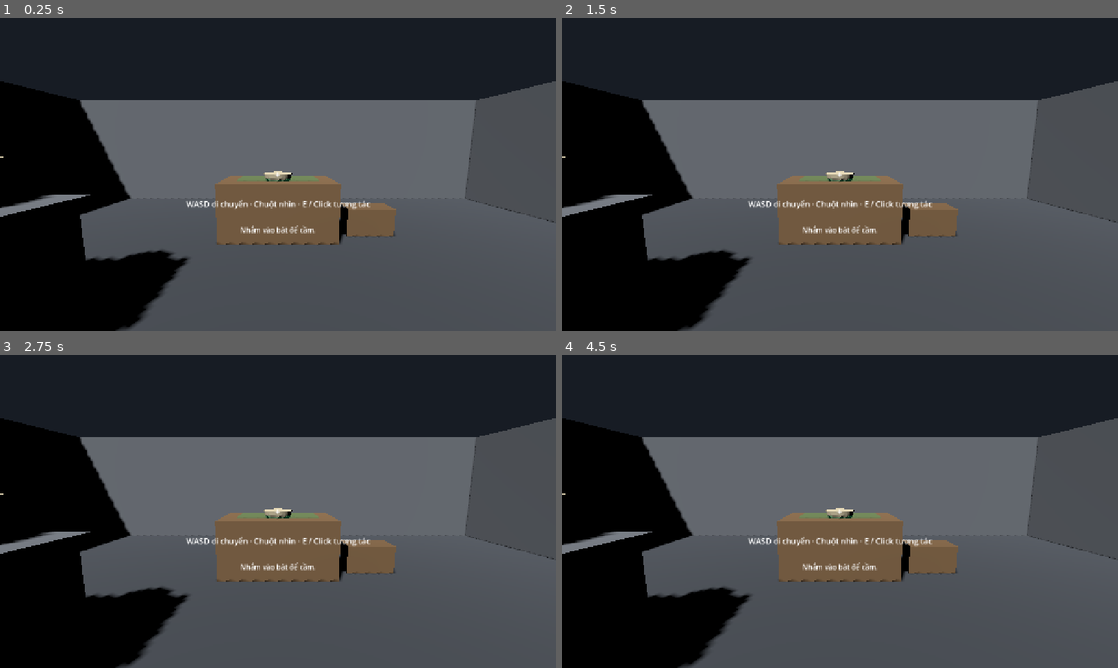
Above: before the commit, frames 1-4 (two rows, left to right).
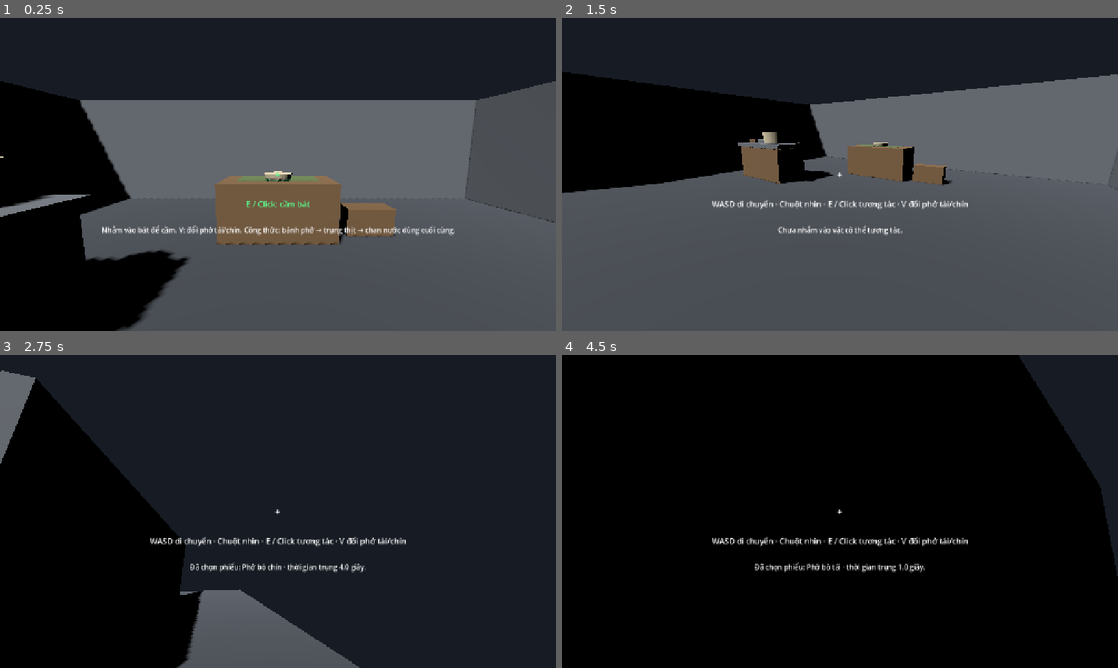
Above: after the commit, the same moments.

Repository: 24021368-DucAnh/Pho_Dau_Ngo
Game: Godot game, scene res://scenes/main.tscn
The game is run twice, just before and just after one commit, with the same random seed, the same clock (stepped at 60 frames per second) and the same inputs.
Inputs (mouse positions are in pixels of both pictures, inside the frame that each line leads up to):
- Up to frame 1 (0.25 s): no input
- Up to frame 2 (1.5 s): tap T at 0.5, 1.25 s; move the mouse to (962, 158) at 0.52 s; hold D (move_right) 0.53-1.28 s; hold E (interact) 0.53-1.28 s; click (962, 158) at 0.67 s; move the mouse to (728, 190) at 1.27 s; hold S (move_back) from 1.28 s (still down); click (728, 190) at 1.35 s
- Up to frame 3 (2.75 s): tap T at 2 s; move the mouse to (333, 442) at 2.02 s; release S (move_back) at 2.03 s; hold D (move_right) from 2.03 s (still down); tap V at 2.1 s
- Up to frame 4 (4.5 s): tap T at 2.75, 3.5, 4.25 s; move the mouse to (812, 574) at 2.77 s; release D (move_right) at 2.78 s; hold W (move_forward) 2.78-3.53 s; tap E (interact) at 2.85 s; click (812, 574) at 2.92 s; move the mouse to (1006, 558) at 3.52 s; press the mouse at (1006, 558) at 3.53 s; hold A (move_left) from 3.53 s (still down); move the mouse to (673, 464) at 4.27 s; release the mouse at (673, 464) at 4.28 s; tap V at 4.35 s

The runs differ from the first frame. In frame 1, 1.3% of the frame differs, in the area x 18-82%, y 49-70%; in frame 2, 32%; in frame 3, 56%; in frame 4, 81%, in the area x 0-100%, y 0-100%.
Error before the commit: Parse Error: Identifier "PHO_BO_RECIPE" not declared in the current scope. (res://scripts/player_controller.gd:138)

Commit message:
fix(kitchen): preview active pho recipe in interaction HUD

Diff:
--- a/game/scripts/player_controller.gd
+++ b/game/scripts/player_controller.gd
@@ -135,7 +135,7 @@
 	if held_bowl != null:
 		if target is KitchenStation:
 			var station: KitchenStation = target as KitchenStation
-			var preview: Dictionary = station.preview_action(held_bowl, PHO_BO_RECIPE, inventory)
+			var preview: Dictionary = station.preview_action(held_bowl, active_recipe, inventory)
 			prompt_label.text = String(preview.get("message", "E / Click: thao tác tại trạm"))
 			var prompt_color: Color = Color(0.35, 1.0, 0.55) if bool(preview.get("ok", false)) else Color(1.0, 0.72, 0.28)
 			prompt_label.modulate = prompt_color
@@ -145,7 +145,7 @@
 			prompt_label.modulate = Color(0.35, 1.0, 0.55)
 			crosshair_label.modulate = Color(0.35, 1.0, 0.55)
 		else:
-			prompt_label.text = "Mang bát tới: bánh phở → thịt bò → chan nước dùng cuối cùng · Q: hủy bát"
+			prompt_label.text = "Mang bát tới: bánh phở → trụng thịt → chan nước dùng cuối cùng · Q: hủy bát"
 			prompt_label.modulate = Color(1.0, 0.72, 0.28)
 			crosshair_label.modulate = Color(1.0, 0.72, 0.28)
 	elif target is InteractiveBowl:
